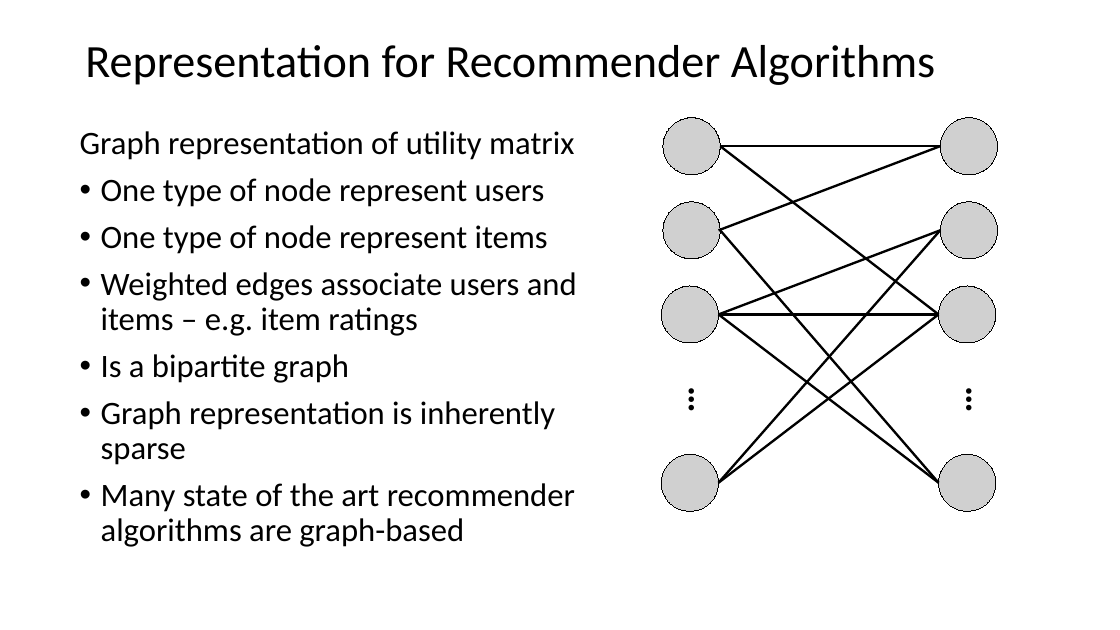
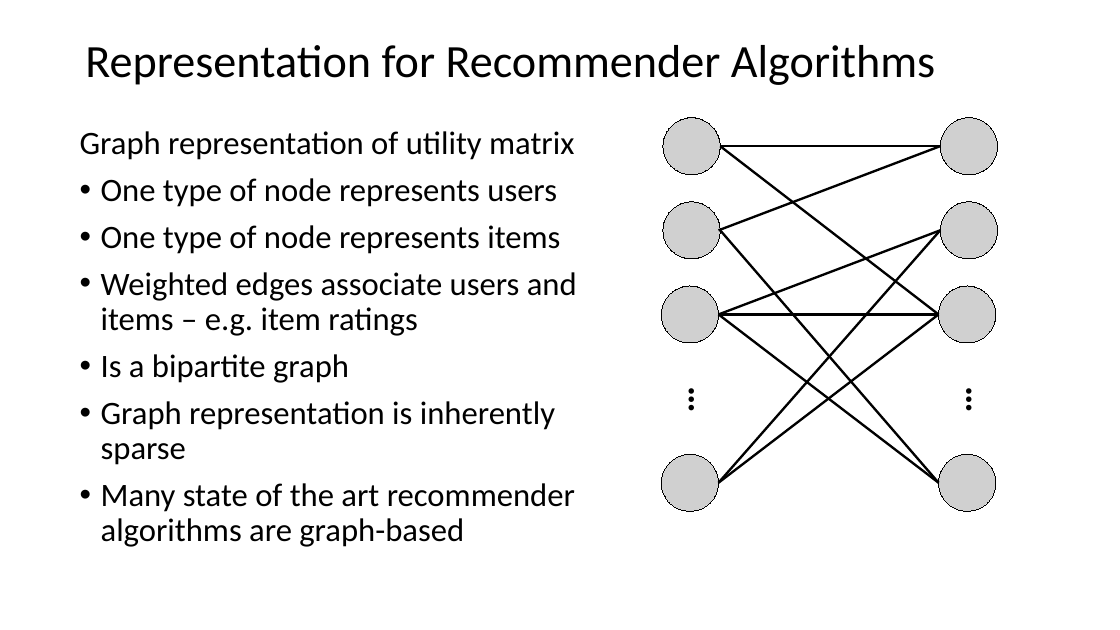
Before and after one commit to StephenElston/CSCI-E-108, a slide deck: slide 21 of slides/7_RecommenderSystems.pptx. Drawn at 1120x630 pixels with LibreOffice and Linux fonts; fonts in the diff are those of the drawing; grey boxes stand for pictures. Boxes give left, top, right and bottom in pixels: in the first picture for what was removed or moved away, otherwise in the second. Text is boxed around its words. In the diff, an @@ line names an element or a change of style, - is before the commit and + after.

Commit message:
Small improvements to math notation and corrected minor typos

```diff
--- a/slides/7_RecommenderSystems.pptx
+++ b/slides/7_RecommenderSystems.pptx
@@ text at (x1=101, y1=178, x2=560, y2=254): text changed @@
-• One type of node represent users
-• One type of node represent items
+• One type of node represents users
+• One type of node represents items
```
Also in this commit, not shown: 7 other slides changed.
